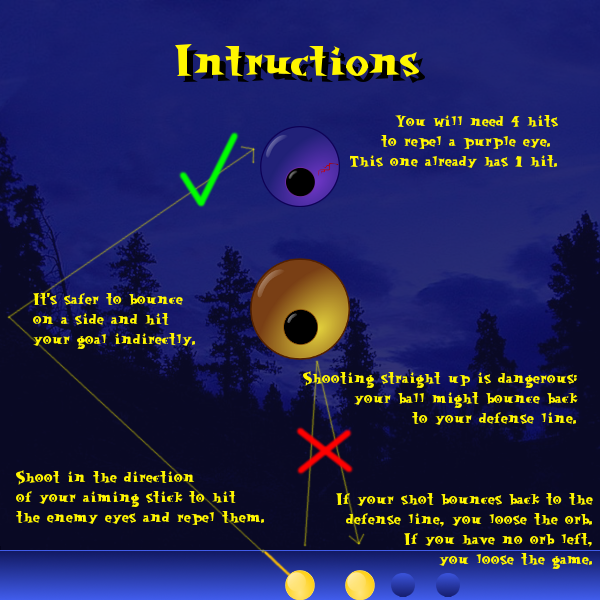
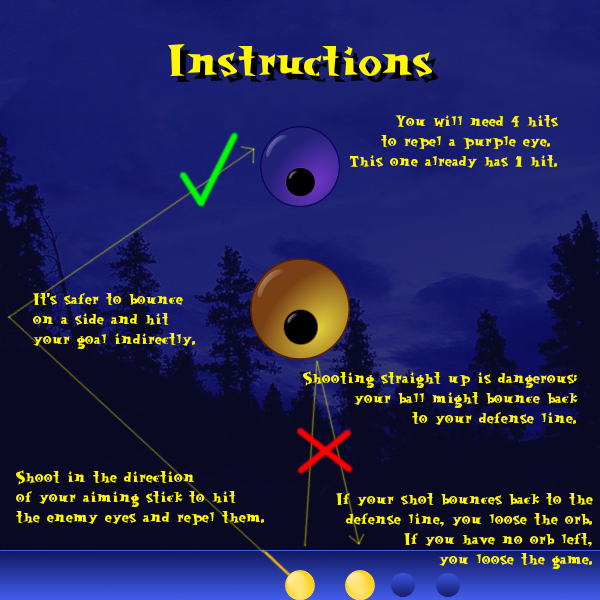
Layer changes from the first (600, 600) image to the second:
renamed "Pasted Layer #4" to "Intructions", painted on it over <box>168,44,438,83</box>
removed layer "Pasted Layer #2" over <box>318,163,338,176</box>
